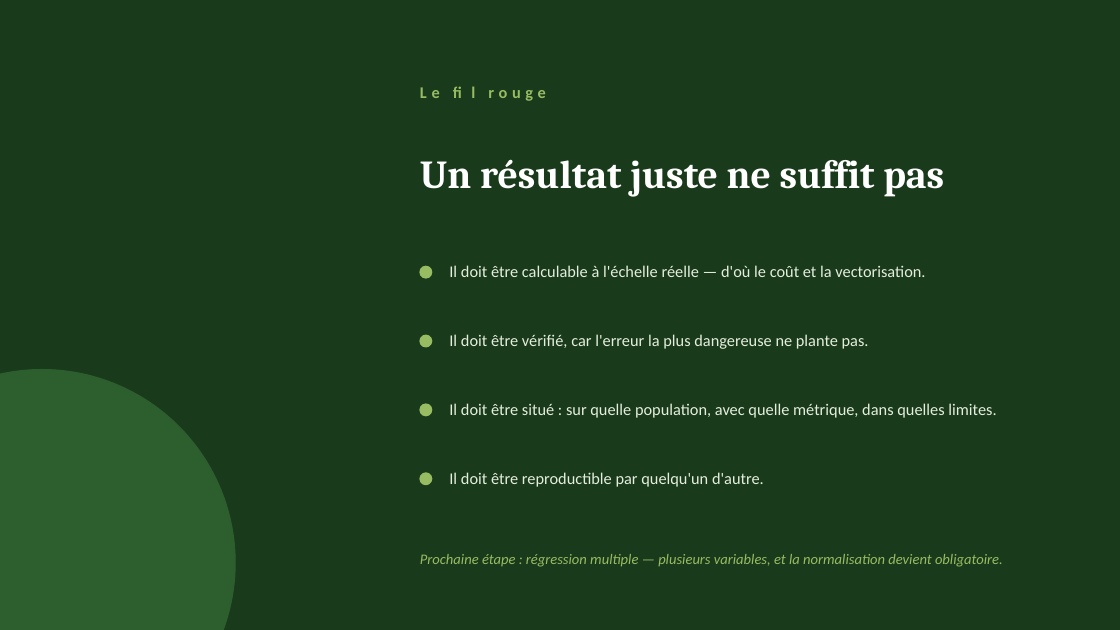
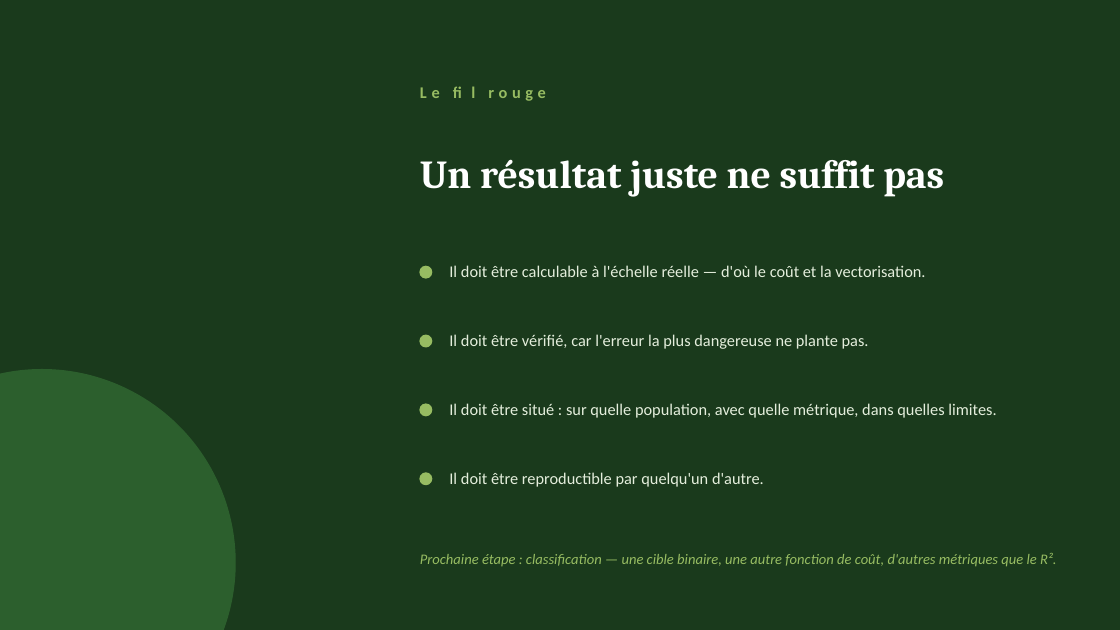
Before and after one commit to aissatougueye06/ml-notes, a slide deck: slide 21 of memo-machine-learning.pptx (slide 15 before the commit). Drawn at 1120x630 pixels with LibreOffice and Linux fonts; fonts in the diff are those of the drawing. Boxes give left, top, right and bottom in pixels: in the first picture for what was removed or moved away, otherwise in the second. Text is boxed around its words. In the diff, an @@ line names an element or a change of style, - is before the commit and + after.

Commit message:
Ajoute les acquis de la regression multiple
MEMO : pieges get_dummies et drop_duplicates, section regression multiple (R² d'entrainement, reference naive, hierarchie polynomiale), dix entrees de methode. Slides : six nouvelles sur la fuite, l'unite d'observation, la colinearite et les residus.

```diff
--- a/memo-machine-learning.pptx
+++ b/memo-machine-learning.pptx
@@ text at bbox=[420, 553, 1056, 567]: text changed @@
-Prochaine étape : régression multiple — plusieurs variables, et la normalisation devient obligatoire.
+Prochaine étape : classification — une cible binaire, une autre fonction de coût, d'autres métriques que le R².
```
Also in this commit, not shown: 6 slides added, 3 other files.
